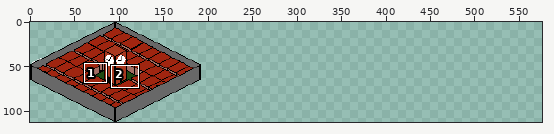
Sprite sheet: Project Resources/assets/City1.png. The picture above shows the old version from afar; the outline marks the close-up.
Close-up. Before:
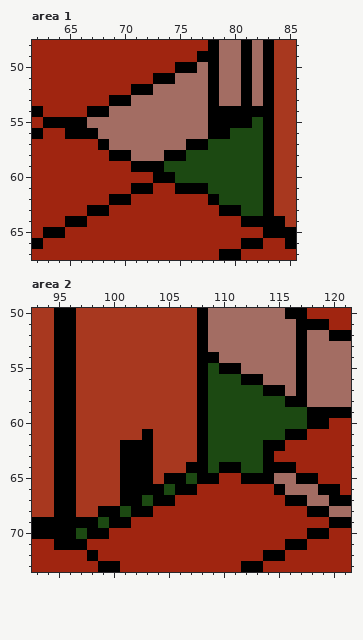
The file is 192x112 pixels. Pixels under 10% opacity are left out. Shown: area 1: x 62..85, y 48..67; area 2: x 93..121, y 50..73. The old version is drawn lined up with the new one, on the new canvas. The commit also changed other parts of the picture, which this record leaves out.
After the commit:
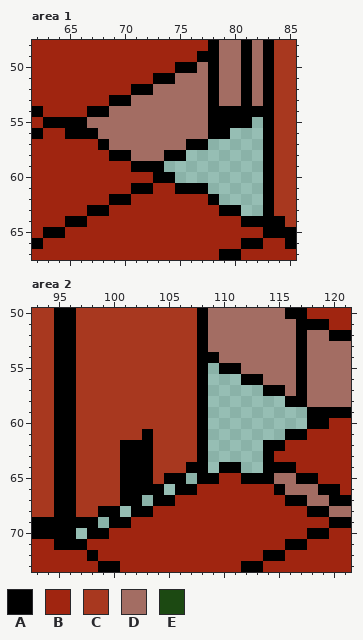
Palette (. is transparent): A #000000  B #a02510  C #a8381f  D #a36d63  E #1c4912
Diff:
canvas 192x112 -> 576x112
Area 1:
y 55: x 82 E -> .
y 56: x 80..82 EEE -> ...
y 57: x 78..82 EEEEE -> .....
y 58: x 76..82 EEEEEEE -> .......
y 59: x 74..82 EEEEEEEEE -> .........
y 60: x 75..82 EEEEEEEE -> ........
y 61: x 78..82 EEEEE -> .....
y 62: x 79..82 EEEE -> ....
y 63: x 81..82 EE -> ..
Area 2:
y 55: x 109 E -> .
y 56: x 109..111 EEE -> ...
y 57: x 109..113 EEEEE -> .....
y 58: x 109..115 EEEEEEE -> .......
y 59..60: x 109..117 EEEEEEEEE -> .........
y 61: x 109..115 EEEEEEE -> .......
y 62..63: x 109..113 EEEEE -> .....
y 64: x 109 E -> .; x 112..113 EE -> ..
y 65: x 107 E -> .
y 66: x 105 E -> .
y 67: x 103 E -> .
y 68: x 101 E -> .
y 69: x 99 E -> .
y 70: x 97 E -> .
